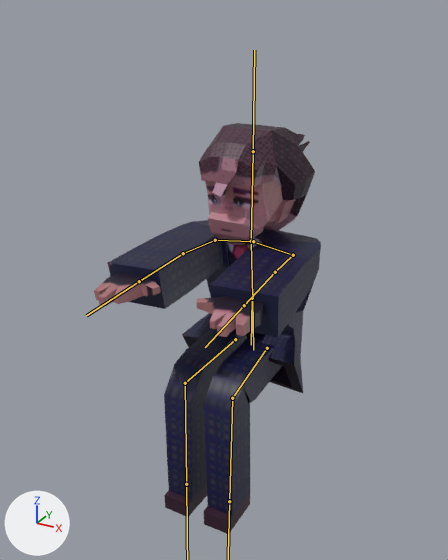
One commit to the FBX model MainUnityProject/Assets/3D Modeller/FBX Filer/npc_karakter_with_bones.fbx: the scene before it, then after it.
Before and after are seen from a 50 mm lens placed at (1.94, -3.79, 3.72), pointed at (-0.06, -0.14, 1.9). Every picture has the same lights, and +X, +Y and +Z are marked at lower left. Both versions are drawn at frame 47 of the action 'Armature|ArmatureAction'; the numbers are the values there. The bones that bend it are drawn over the model as lines.
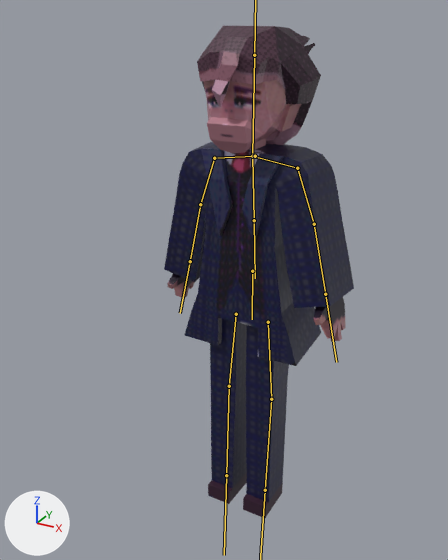
The change, as JSON lines over the scene's bpy script:
```json
{"block": "bone_spine", "where": "bone_spine = bpy.data.objects['Armature'].pose.bones['Spine']"}
{"op": "set", "path": "bone_spine.location", "old": "(-0.002, 0.646, 0.055)", "new": "(0.0, 0.0, 0.0)"}
{"block": "bone_lowerspine", "where": "bone_lowerspine = bpy.data.objects['Armature'].pose.bones['LowerSpine']"}
{"op": "set", "path": "bone_lowerspine.location", "old": "(0.0, 0.648, 0.0)", "new": "(0.0, 0.412, 0.0)"}
{"block": "bone_thigh_l", "where": "bone_thigh_l = bpy.data.objects['Armature'].pose.bones['Thigh.L']  # child of 'LowerSpine'"}
{"op": "set", "path": "bone_thigh_l.rotation_quaternion", "old": "(0.731, 0.014, -0.054, -0.68)", "new": "(1.0, 0.0, 0.0, 0.0)", "note": "degrees (5, -3, -86) -> degrees (0, 0, 0)"}
{"block": "bone_shin_l", "where": "bone_shin_l = bpy.data.objects['Armature'].pose.bones['Shin.L']  # child of 'Thigh.L'"}
{"op": "set", "path": "bone_shin_l.rotation_quaternion", "old": "(0.724, 0.004, -0.003, 0.69)", "new": "(1.0, 0.0, 0.0, 0.0)", "note": "degrees (0, -1, 87) -> degrees (0, 0, 0)"}
{"block": "bone_thigh_r", "where": "bone_thigh_r = bpy.data.objects['Armature'].pose.bones['Thigh.R']  # child of 'LowerSpine'"}
{"op": "set", "path": "bone_thigh_r.rotation_quaternion", "old": "(0.731, 0.014, 0.055, 0.68)", "new": "(1.0, 0.0, 0.0, 0.0)", "note": "degrees (5, 3, 86) -> degrees (0, 0, 0)"}
{"block": "bone_shin_r", "where": "bone_shin_r = bpy.data.objects['Armature'].pose.bones['Shin.R']  # child of 'Thigh.R'"}
{"op": "set", "path": "bone_shin_r.rotation_quaternion", "old": "(0.724, 0.004, 0.003, -0.69)", "new": "(1.0, 0.0, 0.0, 0.0)", "note": "degrees (0, 1, -87) -> degrees (0, 0, 0)"}
{"block": "bone_shoulder_l", "where": "bone_shoulder_l = bpy.data.objects['Armature'].pose.bones['Shoulder.L']"}
{"op": "set", "path": "bone_shoulder_l.location", "old": "(-0.008, 0.097, -0.641)", "new": "(0.0, 0.0, 0.0)"}
{"block": "bone_upperarm_l", "where": "bone_upperarm_l = bpy.data.objects['Armature'].pose.bones['Upperarm.L']  # child of 'Shoulder.L'"}
{"op": "set", "path": "bone_upperarm_l.rotation_quaternion", "old": "(0.673, 0.225, 0.232, -0.666)", "new": "(0.979, -0.203, 0.001, -0.024)", "note": "degrees (0, 38, -90) -> degrees (-23, 0, -3)"}
{"block": "bone_head", "where": "bone_head = bpy.data.objects['Armature'].pose.bones['Head']"}
{"op": "set", "path": "bone_head.location", "old": "(0.0, -0.648, 0.0)", "new": "(0.0, 0.0, 0.0)"}
{"block": "bone_shoulder_r", "where": "bone_shoulder_r = bpy.data.objects['Armature'].pose.bones['Shoulder.R']"}
{"op": "set", "path": "bone_shoulder_r.location", "old": "(0.007, 0.097, -0.641)", "new": "(0.0, 0.0, 0.0)"}
{"block": "bone_upperarm_r", "where": "bone_upperarm_r = bpy.data.objects['Armature'].pose.bones['Upperarm.R']  # child of 'Shoulder.R'"}
{"op": "set", "path": "bone_upperarm_r.rotation_quaternion", "old": "(0.688, 0.187, -0.196, 0.673)", "new": "(0.973, -0.225, -0.045, -0.025)", "note": "degrees (0, -31, 89) -> degrees (-26, -6, -2)"}
```

Where the change shows, as pixel boxes (x1, y1, x2, y2) in the pictures (448 x 560 px):
```json
{"object": "Cube.002", "change": "posed", "before": [94, 123, 321, 534], "after": [164, 26, 354, 518], "on screen": "16% narrower, 20% taller"}
{"bone": "Spine", "before": "(251, 241) to (252, 298)", "after": "(252, 156) to (254, 220)"}
{"bone": "LowerSpine", "before": "(252, 298) to (251, 345)", "after": "(252, 271) to (252, 319)"}
{"bone": "Thigh.L", "before": "(267, 348) to (232, 398)", "after": "(268, 322) to (271, 399)"}
{"bone": "Shin.L", "before": "(232, 398) to (229, 501)", "after": "(271, 399) to (265, 490)"}
{"bone": "Thigh.R", "before": "(235, 339) to (185, 383)", "after": "(236, 314) to (229, 386)"}
{"bone": "Shin.R", "before": "(185, 383) to (186, 484)", "after": "(229, 386) to (226, 475)"}
{"bone": "Shoulder.L", "before": "(251, 241) to (293, 255)", "after": "(252, 156) to (297, 168)"}
{"bone": "Upperarm.L", "before": "(293, 255) to (275, 272)", "after": "(297, 168) to (314, 224)"}
{"bone": "Head", "before": "(251, 241) to (253, 151)", "after": "(252, 156) to (254, 55)"}
{"bone": "Shoulder.R", "before": "(253, 241) to (215, 240)", "after": "(255, 156) to (214, 158)"}
{"bone": "Upperarm.R", "before": "(215, 240) to (183, 253)", "after": "(214, 158) to (200, 204)"}
```
